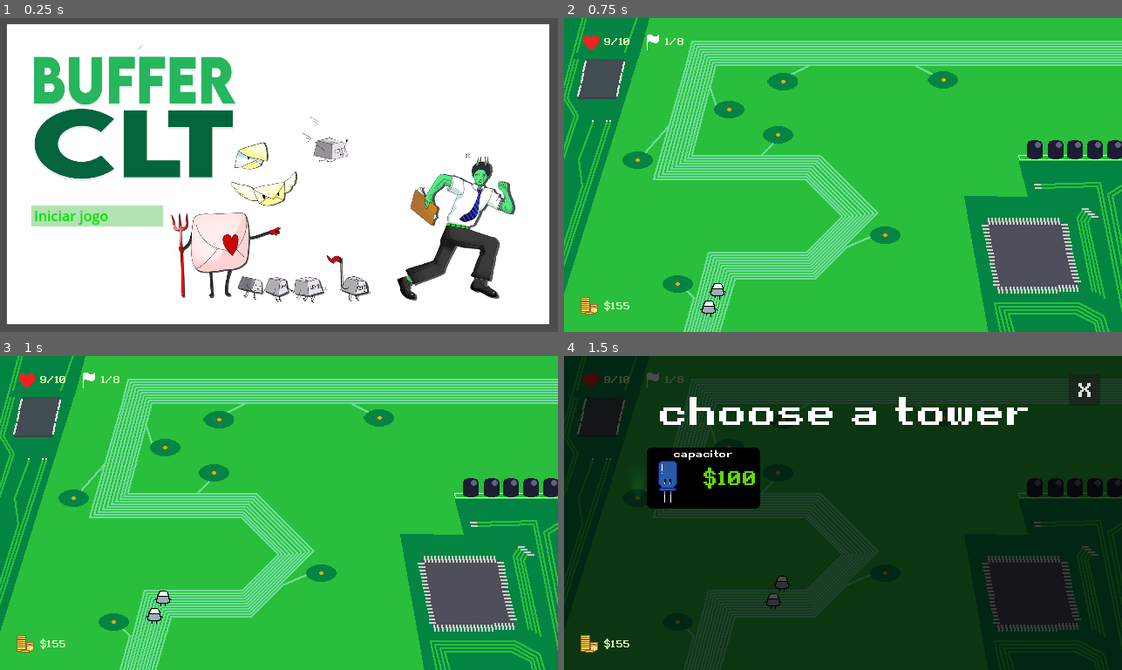
Above: before the commit, frames 1-4 (two rows, left to right).
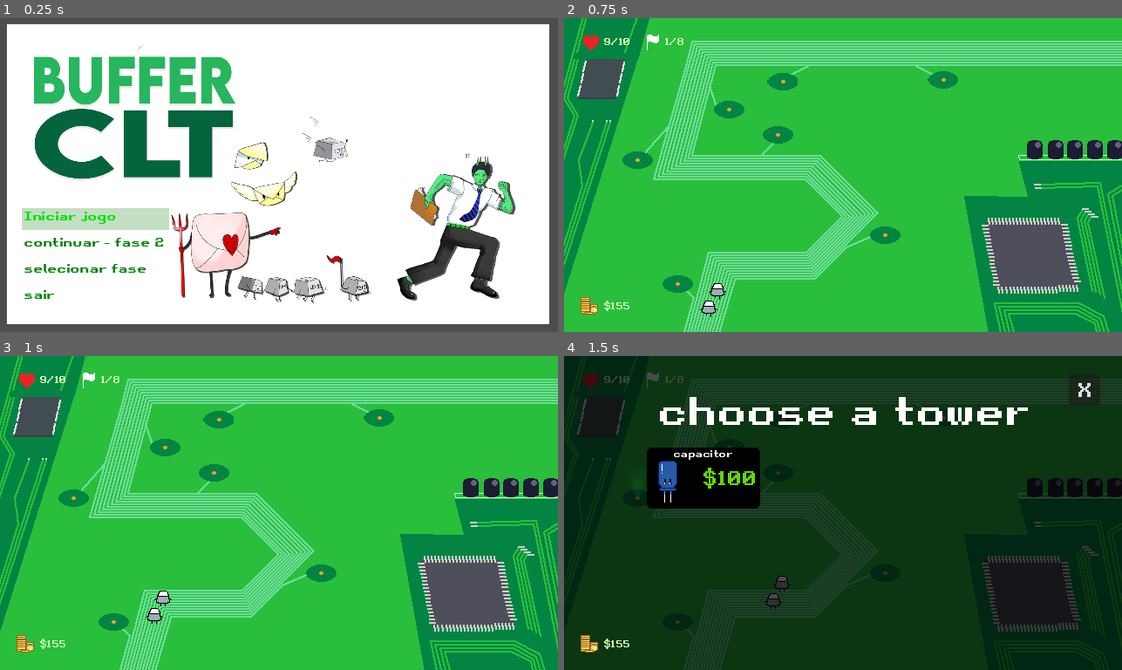
Above: after the commit, the same moments.

Repository: IvnaFeitosa/BufferCLT
Game: Godot game, scene res://TitleScreen.tscn
The game is run twice, just before and just after one commit, with the same random seed, the same clock (stepped at 60 frames per second) and the same inputs. This scene is started directly instead of the project's main scene.
Inputs (mouse positions are in pixels of both pictures, inside the frame that each line leads up to):
- Up to frame 1 (0.25 s): no input
- Up to frame 2 (0.75 s): tap Enter (ui_accept) at 0.5 s; move the mouse to (965, 159) at 0.52 s; hold Up (ui_up) from 0.53 s (still down); click (965, 159) at 0.67 s
- Up to frame 3 (1 s): keep holding Up (ui_up); tap Enter (ui_accept) at 0.77 s
- Up to frame 4 (1.5 s): move the mouse to (636, 497) at 1.27 s; release Up (ui_up) at 1.28 s; hold Down (ui_down) from 1.28 s (still down); click (636, 497) at 1.42 s

The runs differ from the first frame. In frame 1, 1.6% of the frame differs, in the area x 3-31%, y 59-90%; in frame 2, nothing differs; in frame 3, nothing differs; in frame 4, nothing differs.

Commit message:
fixing menu options

Diff:
--- a/TitleScreen.tscn
+++ b/TitleScreen.tscn
@@ -1,7 +1,8 @@
-[gd_scene load_steps=3 format=3 uid="uid://d0h1mfcqml6i4"]
+[gd_scene load_steps=4 format=3 uid="uid://d0h1mfcqml6i4"]
 
 [ext_resource type="Script" uid="uid://cdpwsm4pbm8jn" path="res://title_screen.gd" id="1_pkhjh"]
 [ext_resource type="Texture2D" uid="uid://drqt51cc4bce0" path="res://assets/background_menu.png" id="2_1xr1c"]
+[ext_resource type="FontFile" uid="uid://0vaspj58mr76" path="res://assets/fonts/retro.ttf" id="3_1xr1c"]
 
 [node name="TitleScreen" type="Control"]
 layout_mode = 3
@@ -36,27 +37,36 @@
 [node name="LabelStart" type="Label" parent="Menu"]
 layout_mode = 2
 theme_override_colors/font_color = Color(0, 0.756863, 0, 1)
+theme_override_fonts/font = ExtResource("3_1xr1c")
+theme_override_font_sizes/font_size = 14
 text = "Iniciar jogo"
 
 [node name="LabelContinue" type="Label" parent="Menu"]
 layout_mode = 2
 theme_override_colors/font_color = Color(0, 0.756863, 0, 1)
+theme_override_fonts/font = ExtResource("3_1xr1c")
+theme_override_font_sizes/font_size = 14
 text = "continuar – fase 2"
 
 [node name="LabelSelect" type="Label" parent="Menu"]
 layout_mode = 2
 theme_override_colors/font_color = Color(0, 0.756863, 0, 1)
+theme_override_fonts/font = ExtResource("3_1xr1c")
+theme_override_font_sizes/font_size = 14
 text = "selecionar fase"
 
 [node name="LabelExit" type="Label" parent="Menu"]
+z_index = 2
 layout_mode = 2
 theme_override_colors/font_color = Color(0, 0.756863, 0, 1)
+theme_override_fonts/font = ExtResource("3_1xr1c")
+theme_override_font_sizes/font_size = 14
 text = "sair"
 
 [node name="Selector" type="ColorRect" parent="."]
 layout_mode = 0
-offset_left = 36.0
+offset_left = 25.0
 offset_top = 216.0
-offset_right = 187.0
-offset_bottom = 240.0
-color = Color(0, 0.639216, 0, 0.309804)
+offset_right = 194.0
+offset_bottom = 241.0
+color = Color(0, 0.470588, 0, 0.239216)
--- a/scenes/heart_ui.tscn
+++ b/scenes/heart_ui.tscn
@@ -14,6 +14,7 @@
 script = ExtResource("1_f2a05")
 
 [node name="heart_ui" type="TextureRect" parent="."]
+layout_mode = 0
 offset_left = 22.0
 offset_top = 19.0
 offset_right = 40.0
@@ -21,6 +22,7 @@
 texture = ExtResource("2_4east")
 
 [node name="heart_counter" type="RichTextLabel" parent="."]
+layout_mode = 0
 offset_left = 45.0
 offset_top = 20.0
 offset_right = 95.0
--- a/title_screen.gd
+++ b/title_screen.gd
@@ -22,9 +22,9 @@
 	for i in range(menu_items.size()):
 		if i == selected_index:
 			menu_items[i].add_theme_color_override("font_color", Color.GREEN)
-			selector.global_position.y = menu_items[i].global_position.y
+			selector.position.y = menu_items[i].global_position.y
 		else:
-			menu_items[i].add_theme_color_override("font_color", Color.WHITE)
+			menu_items[i].add_theme_color_override("font_color", Color.WEB_GREEN)
 
 func execute_option():
 	match selected_index:
